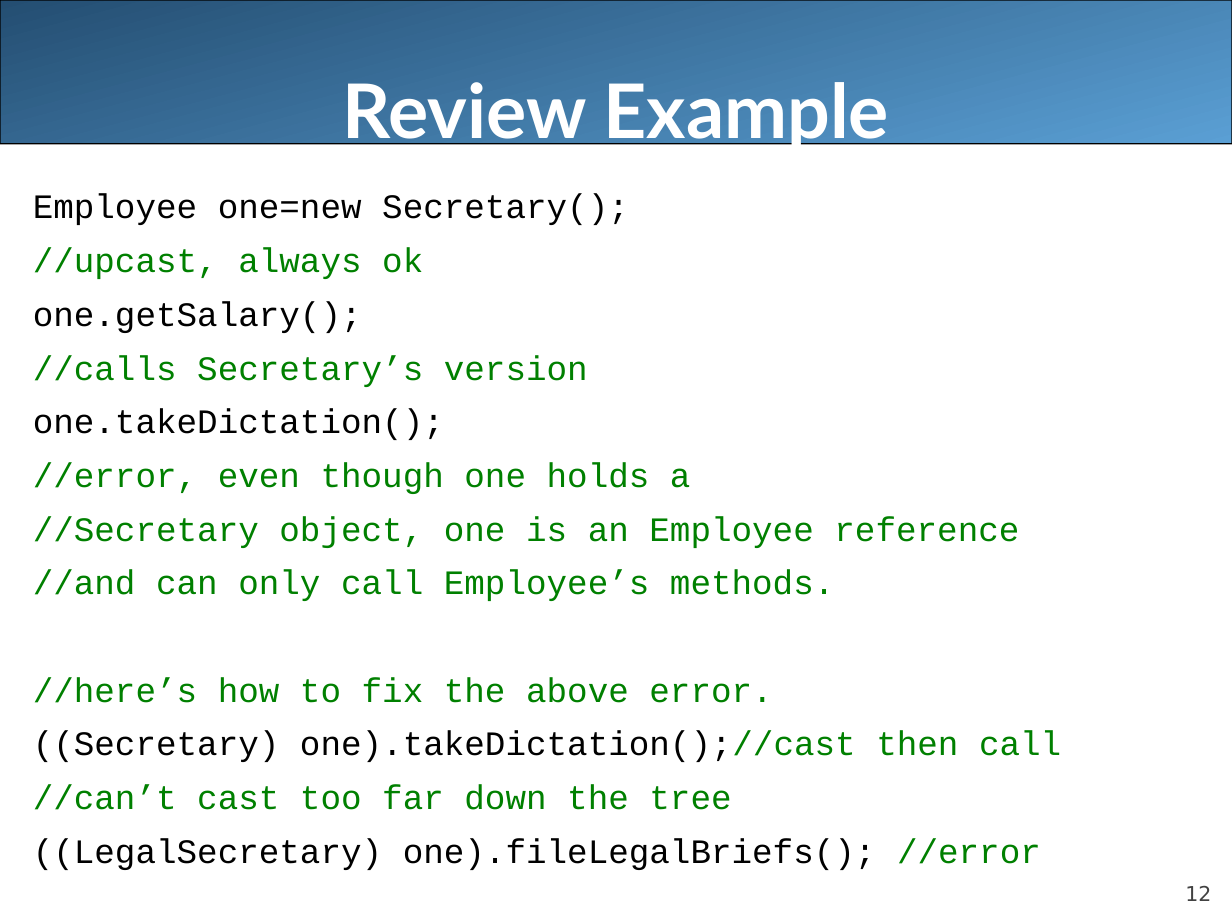
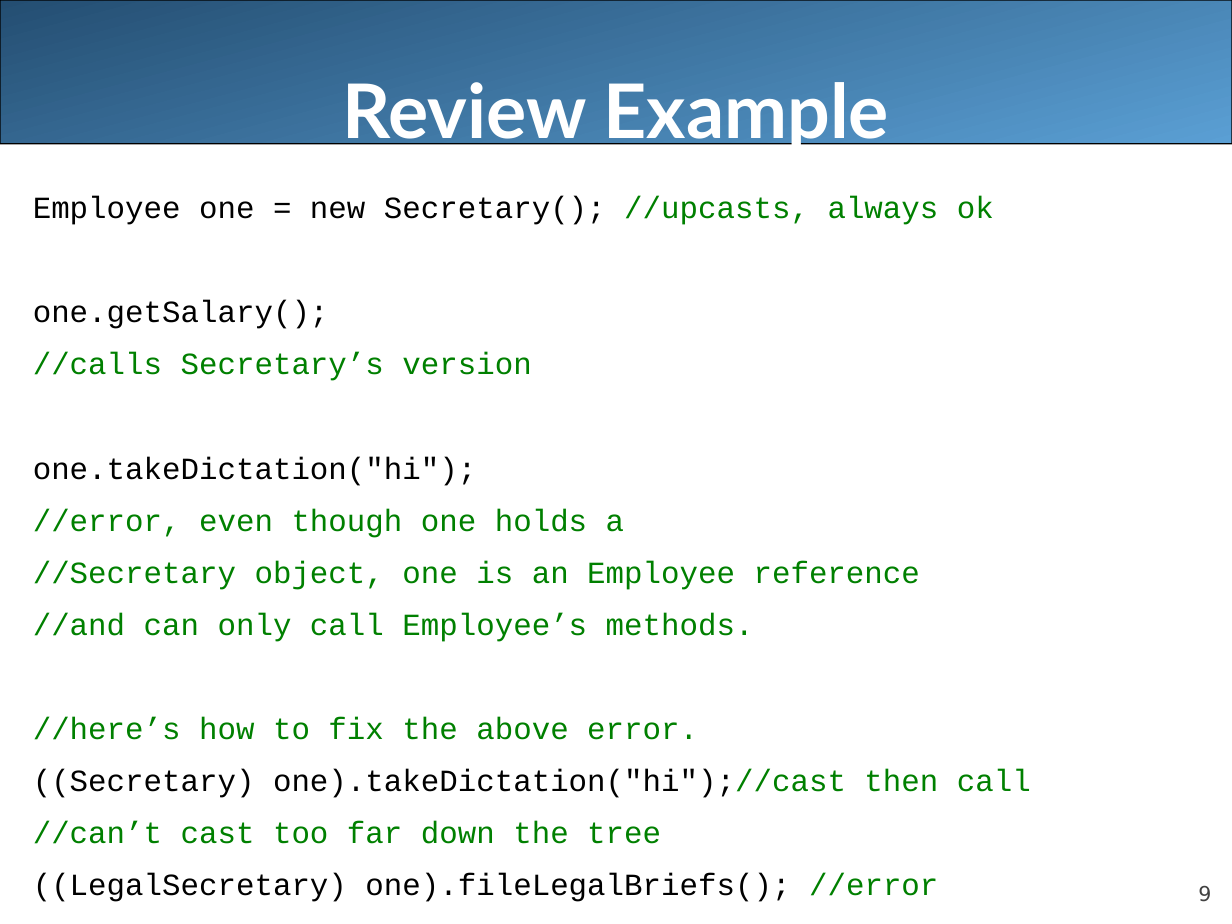
Before and after one commit to LongBaoNguyen/longbaonguyen.github.io, a slide deck: slide 9 of courses/apcsa/lecture22.ppt (slide 12 before the commit). Drawn at 1232x924 pixels with LibreOffice and Linux fonts; fonts in the diff are those of the drawing. Boxes give left, top, right and bottom in pixels: in the first picture for what was removed or moved away, otherwise in the second. Text is boxed around its words. In the diff, an @@ line names an element or a change of style, - is before the commit and + after.

```diff
--- a/courses/apcsa/lecture22.ppt
+++ b/courses/apcsa/lecture22.ppt
@@ text at <box>33,196,994,225</box>: text changed; size 20 to 18 pt @@
-Employee one=new Secretary();
-//upcast, always ok
+Employee one = new Secretary(); //upcasts, always ok
@@ text at <box>33,300,938,902</box>: size 20 to 18 pt in "one.getSalary();", "//calls Secretary’s version", "//error, even though one holds a", "//Secretary object, one is an Employee reference" and 4 more places; line spacing 1.1 to 1.2 @@
@@ text at <box>33,456,477,486</box>: text changed; size 20 to 18 pt @@
-one.takeDictation();
+one.takeDictation("hi");
@@ text at <box>33,769,1031,798</box>: text changed; size 20 to 18 pt @@
-((Secretary) one).takeDictation();//cast then call
+((Secretary) one).takeDictation("hi");//cast then call
@@ page number at <box>1198,886,1211,902</box>: text changed @@
-12
+9
```
Also in this commit, not shown: 8 other slides changed, 17 slides added, 4 slides removed, 9 other files.
